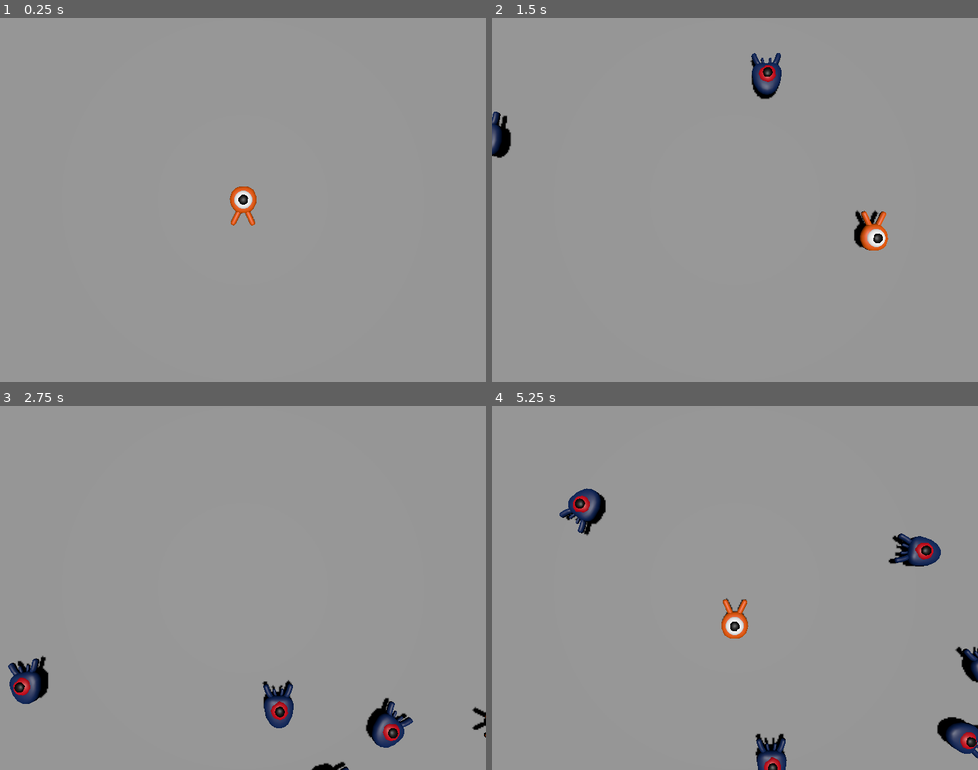
Above: before the commit, frames 1-4 (two rows, left to right).
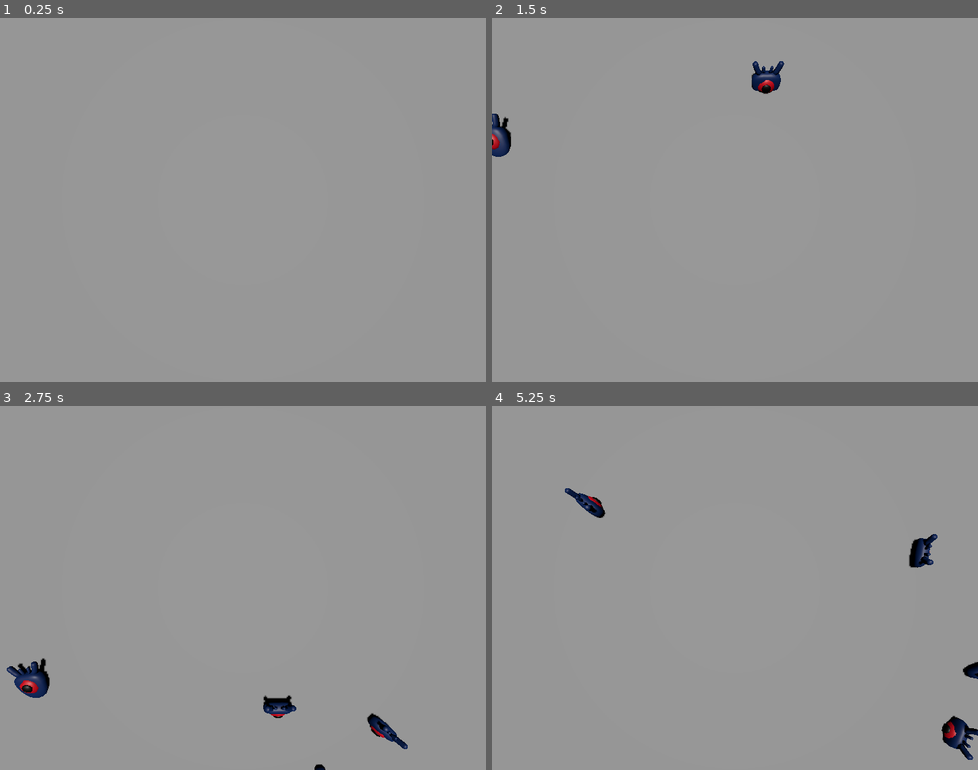
Above: after the commit, the same moments.

Repository: DChristenson/creeps_3d
Game: Godot game, scene res://main.tscn
Same seed, same stepped clock (60 frames per second), same inputs: the game is played once before the commit and once after it. The project has no main scene, so this scene is started directly.
Inputs:
- Up to frame 1 (0.25 s): no input
- Up to frame 2 (1.5 s): tap Enter at 0.5 s; hold D (move_right) 0.53-1.28 s; hold S (move_back) from 1.28 s (still down)
- Up to frame 3 (2.75 s): release S (move_back) at 2.03 s; hold D (move_right) from 2.03 s (still down)
- Up to frame 4 (5.25 s): release D (move_right) at 2.78 s; hold W (move_forward) 2.78-3.53 s; hold A (move_left) 3.53-5.03 s; hold S (move_back) from 5.03 s (still down)

The runs differ from the first frame. In frame 1, 0.4% of the frame differs, in the area x 47-53%, y 46-58%; in frame 2, 1.5%; in frame 3, 2.2%; in frame 4, 3.2%, in the area x 13-100%, y 22-100%.

Commit message:
set layers and collision

Diff:
--- a/main.tscn
+++ b/main.tscn
@@ -30,6 +30,8 @@
 
 [node name="Ground" type="StaticBody3D" parent="."]
 transform = Transform3D(1, 0, 0, 0, 1, 0, 0, 0, 1, 0, -1, 0)
+collision_layer = 4
+collision_mask = 0
 
 [node name="CollisionShape3D" type="CollisionShape3D" parent="Ground"]
 shape = SubResource("BoxShape3D_7dm0k")
--- a/mob.tscn
+++ b/mob.tscn
@@ -7,6 +7,8 @@
 size = Vector3(1.75, 1, 2.5)
 
 [node name="Mob" type="CharacterBody3D"]
+collision_layer = 2
+collision_mask = 0
 script = ExtResource("1_nokgg")
 
 [node name="Pivot" type="Node3D" parent="."]
--- a/project.godot
+++ b/project.godot
@@ -56,6 +56,12 @@
 ]
 }
 
+[layer_names]
+
+3d_physics/layer_1="player"
+3d_physics/layer_2="enemies"
+3d_physics/layer_3="world"
+
 [rendering]
 
 quality/driver/driver_name="GLES2"
